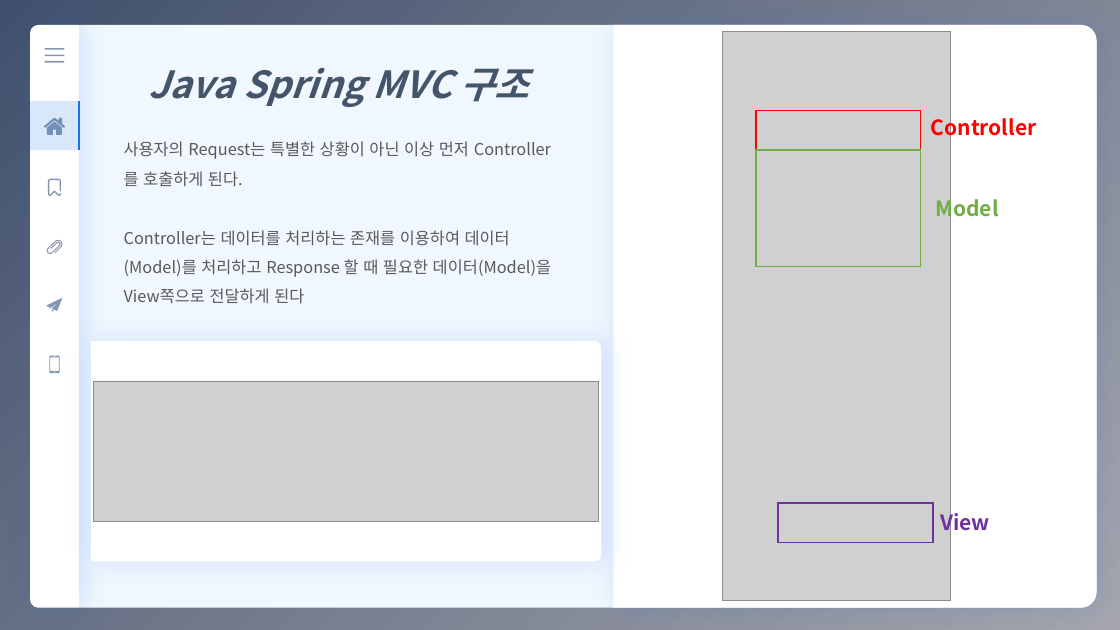
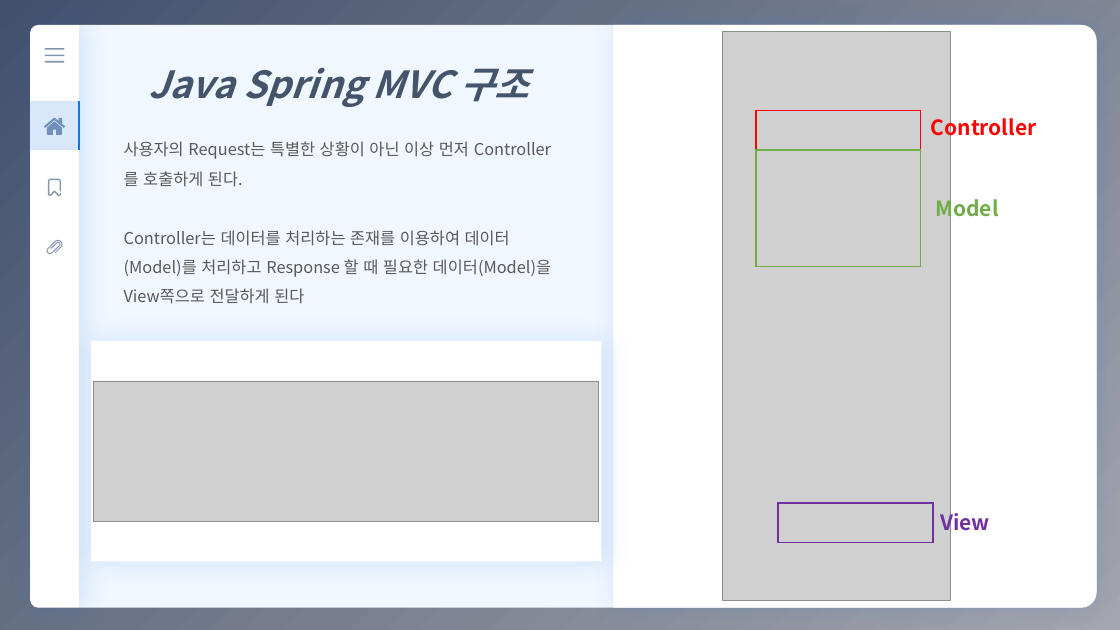
Before and after one commit to eunbee-kim/dmsql1471, a slide deck: slide 4 of 교육/4주차_MVC_SPA_PWA.pptx. Drawn at 1120x630 pixels with LibreOffice and Linux fonts; fonts in the diff are those of the drawing; grey boxes stand for pictures. Boxes give left, top, right and bottom in pixels: in the first picture for what was removed or moved away, otherwise in the second. Text is boxed around its words. In the diff, an @@ line names an element or a change of style, - is before the commit and + after.

```diff
--- a/교육/4주차_MVC_SPA_PWA.pptx
+++ b/교육/4주차_MVC_SPA_PWA.pptx
@@ freeform shape removed at [47, 298, 63, 312] @@
@@ freeform shape removed at [50, 355, 60, 373] @@
@@ round same rect at [91, 341, 602, 562]: proportions changed @@
```
Also in this commit, not shown: 7 other slides changed, 3 other files.
